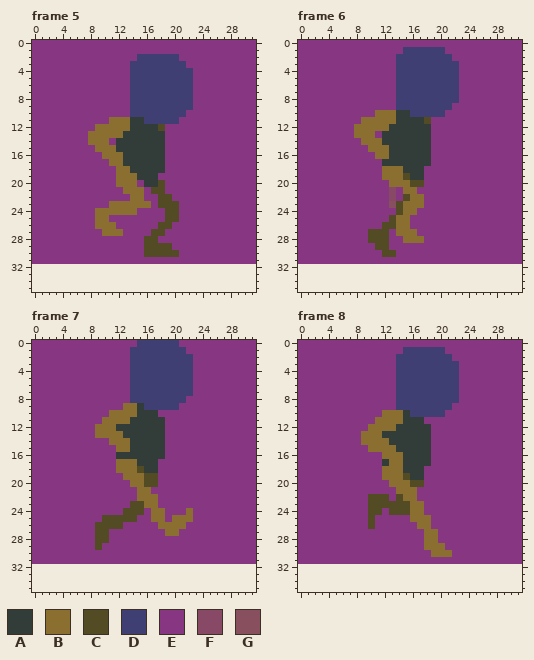
File history of a animated GIF sprite, Arte/witch-run.gif. This is how it looked before the edit.
The file is 320x320 pixels, drawn in blocks of 10x10; one block is one cell here. Colours within 5 levels of each other are drawn and written as one. Shown: frame 5, frame 6, frame 7, frame 8. The old version is drawn lined up with the new one, on the new canvas. The commit also changed other frames, which this record leaves out.
Palette (. is transparent): A #323c39  B #8a6f30  C #524b24  D #3f3f74  E #873681  F #884966  G #884f5e
After:
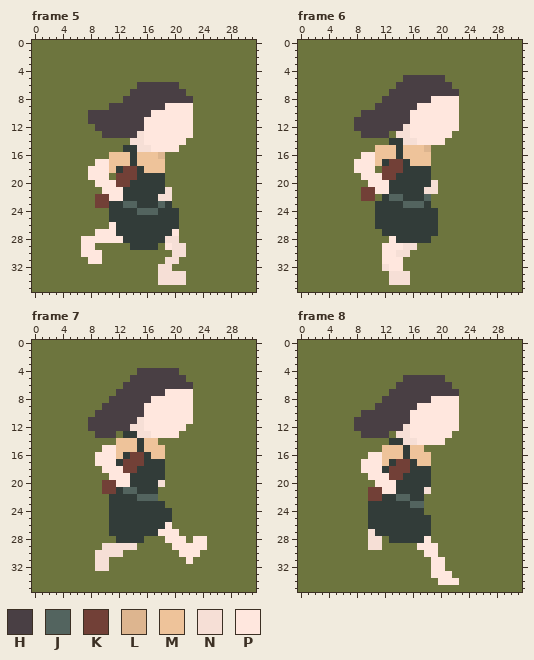
Colours new in this view: H #493f44  J #53645f  K #724037  L #ddb58f  M #eec39a  N #f6dfd6  P #ffe7de
Change:
canvas 32x32 -> 32x36
colour E: #873681 -> #6d753e
Changed rows in their new state; - is a pixel that keeps its letter.
Frame 5:
first column x 0:
 2 ---------------EEEEEE-----------
 3 --------------EEEEEEEE----------
 4 --------------EEEEEEEEE---------
 5 --------------EEEEEEEEE---------
 6 --------------EHHHHHHEE---------
 7 --------------HHHHHHHHE---------
 8 -------------HHHHHHHHHH---------
 9 -----------HHHHHHHHPPPP---------
10 --------HHHHHHHHHPPPPPP---------
11 --------HHHHHHHHPPPPPPP---------
12 ---------HHHHHHHPPPPPPP---------
13 --------EEHHHHHNPPPPPPP---------
14 --------EEE-EENNPPPPPP----------
15 ---------EEEE--NNPPPP-----------
16 ----------EMMM-MMML-------------
17 ---------PPMMM-MMMM-------------
18 --------PPPMAKK-MMM-------------
19 --------PPP-KKK---A-------------
20 ---------PPPKKAA--A-------------
21 ----------PPPAAAAAAN------------
22 ---------KKPPAAAAANN------------
23 ---------KKAAJJAAAJAE-----------
24 ---------EEAAAAJJJAAA-----------
25 ---------EEAAAAAAAAAA-----------
26 ---------EEPAAAAAAAAA-----------
27 ---------PPPAAAAAAAAP-----------
28 -------PPPPPPAAAAAANN-----------
29 -------PP-----AAAAEPNN----------
30 -------PPP------EEEENN----------
31 --------PP---------NN-----------
32 EEEEEEEEEEEEEEEEEENNEEEEEEEEEEEE
33 EEEEEEEEEEEEEEEEEENNNNEEEEEEEEEE
34 EEEEEEEEEEEEEEEEEENNNNEEEEEEEEEE
35 EEEEEEEEEEEEEEEEEEEEEEEEEEEEEEEE
Frame 6:
first column x 0:
 1 ---------------EEEEEE-----------
 2 --------------EEEEEEEE----------
 3 --------------EEEEEEEEE---------
 4 --------------EEEEEEEEE---------
 5 --------------EHHHHHHEE---------
 6 --------------HHHHHHHHE---------
 7 -------------HHHHHHHHHH---------
 8 ------------HHHHHHHPPPP---------
 9 -----------HHHHHHPPPPPP---------
10 ---------HHHHHHHPPPPPPP---------
11 --------HHHHHHHHPPPPPPP---------
12 --------HHHHHHHNPPPPPPP---------
13 --------EHHHHENNPPPPPP----------
14 ---------EEEE--NNPPPP-----------
15 ----------EMMM-MMML-------------
16 ---------PPMMM-MMMM-------------
17 --------PPPM-KK-MMM-------------
18 --------PPP-KKK---A-------------
19 ---------PPPKKAA--A-------------
20 ----------PPPAAAAAAN------------
21 ---------KKPPAAAAANN------------
22 ---------KK-AJJAAAJ-------------
23 -----------AAAAJJJA-------------
24 -----------AAAAAAAAA------------
25 -----------AAAAAAAAA------------
26 -----------AAAAAAAAA------------
27 ----------EEAAAAAAAA------------
28 ----------EEEPAAAAA-------------
29 -----------EPPPNN---------------
30 ------------PPNN----------------
31 ------------PPP-----------------
32 EEEEEEEEEEEENPPEEEEEEEEEEEEEEEEE
33 EEEEEEEEEEEEENNNEEEEEEEEEEEEEEEE
34 EEEEEEEEEEEEENNNEEEEEEEEEEEEEEEE
35 EEEEEEEEEEEEEEEEEEEEEEEEEEEEEEEE
Frame 7:
first column x 0:
 0 ---------------EEEEEE-----------
 1 --------------EEEEEEEE----------
 2 --------------EEEEEEEEE---------
 3 --------------EEEEEEEEE---------
 4 --------------EHHHHHHEE---------
 5 --------------HHHHHHHHE---------
 6 -------------HHHHHHHHHH---------
 7 ------------HHHHHHHPPPP---------
 8 -----------HHHHHHPPPPPP---------
 9 ----------HHHHHHPPPPPPP---------
10 ---------HHHHHHHPPPPPPP---------
11 --------HHHHHHHNPPPPPPP---------
12 --------HHHHHHNNPPPPPP----------
13 ---------HHHE--NNPPPP-----------
14 -----------EMMM-MME-------------
15 ----------PPMMM-MMM-------------
16 ---------PPPM-KK-MM-------------
17 ---------PPPAKKK--A-------------
18 ----------PPPKKA--A-------------
19 -----------PPPAAAAA-------------
20 ----------KKPPAAAAN-------------
21 ----------KKAJJAAA--------------
22 -----------AAAAJJJ--------------
23 -----------AAAAAAAA-------------
24 -----------AAAAAAAAA--E---------
25 ----------EAAAAAAAAAEEE---------
26 ---------EEAAAAAAAAPEE----------
27 ---------EEAAAAAAAPPP-----------
28 ---------EE-AAAA---PPP-PP-------
29 ---------ENNNNN-----PPPPP-------
30 ---------NNNN--------PPP--------
31 ---------NN-----------P---------
32 EEEEEEEEENNEEEEEEEEEEEEEEEEEEEEE
33 EEEEEEEEEEEEEEEEEEEEEEEEEEEEEEEE
34 EEEEEEEEEEEEEEEEEEEEEEEEEEEEEEEE
35 EEEEEEEEEEEEEEEEEEEEEEEEEEEEEEEE
Frame 8:
first column x 0:
 1 ---------------EEEEEE-----------
 2 --------------EEEEEEEE----------
 3 --------------EEEEEEEEE---------
 4 --------------EEEEEEEEE---------
 5 --------------EHHHHHHEE---------
 6 --------------HHHHHHHHE---------
 7 -------------HHHHHHHHHH---------
 8 ------------HHHHHHHPPPP---------
 9 -----------HHHHHHPPPPPP---------
10 ---------HHHHHHHPPPPPPP---------
11 --------HHHHHHHHPPPPPPP---------
12 --------HHHHHHHNPPPPPPP---------
13 ---------HHHHENNPPPPPP----------
14 ---------EEEE--NNPPPP-----------
15 ----------EEMMM-MME-------------
16 ----------PPMMM-MMM-------------
17 ---------PPPMAKK-MM-------------
18 ---------PPPAKKK--A-------------
19 ----------PPPKKA--A-------------
20 -----------PPPAAAAA-------------
21 ----------KKPPAAAAN-------------
22 ----------KKAAJJAA--------------
23 ----------AAAAAAJJ--------------
24 ----------AAAAAAAA--------------
25 ----------AAAAAAAAA-------------
26 ----------AAAAAAAAA-------------
27 ----------NAAAAAAAAE------------
28 ----------NN-AAAAAPE------------
29 ----------NN-----PPPE-----------
30 ------------------PPEE----------
31 -------------------PP-----------
32 EEEEEEEEEEEEEEEEEEEPPEEEEEEEEEEE
33 EEEEEEEEEEEEEEEEEEEPPPEEEEEEEEEE
34 EEEEEEEEEEEEEEEEEEEEPPPEEEEEEEEE
35 EEEEEEEEEEEEEEEEEEEEEEEEEEEEEEEE
Where, in picture pixels (left, top, right, bottom), the same in both pictures:
changed: (32, 40, 256, 292)
changed: (298, 40, 522, 292)
changed: (32, 340, 256, 592)
changed: (298, 340, 522, 592)
